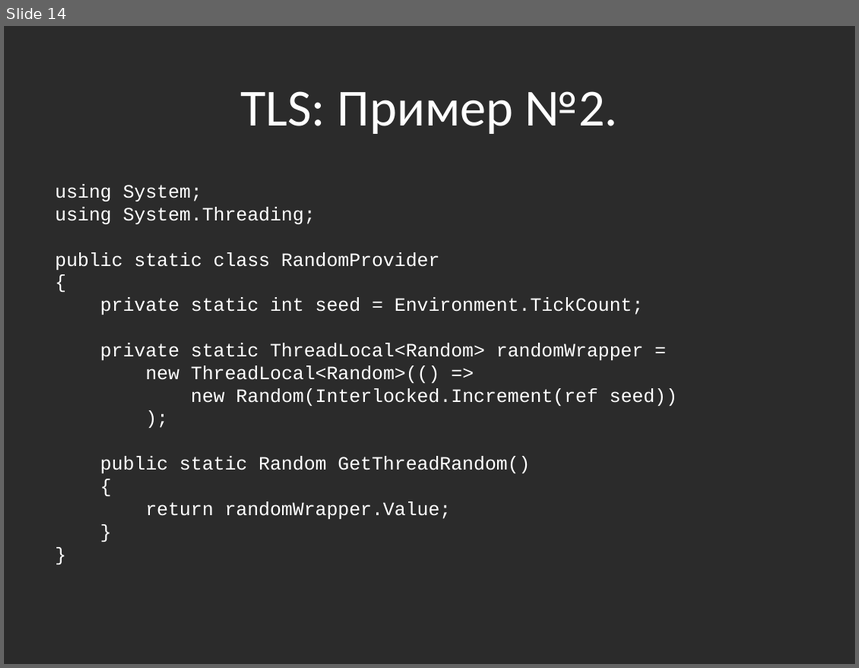
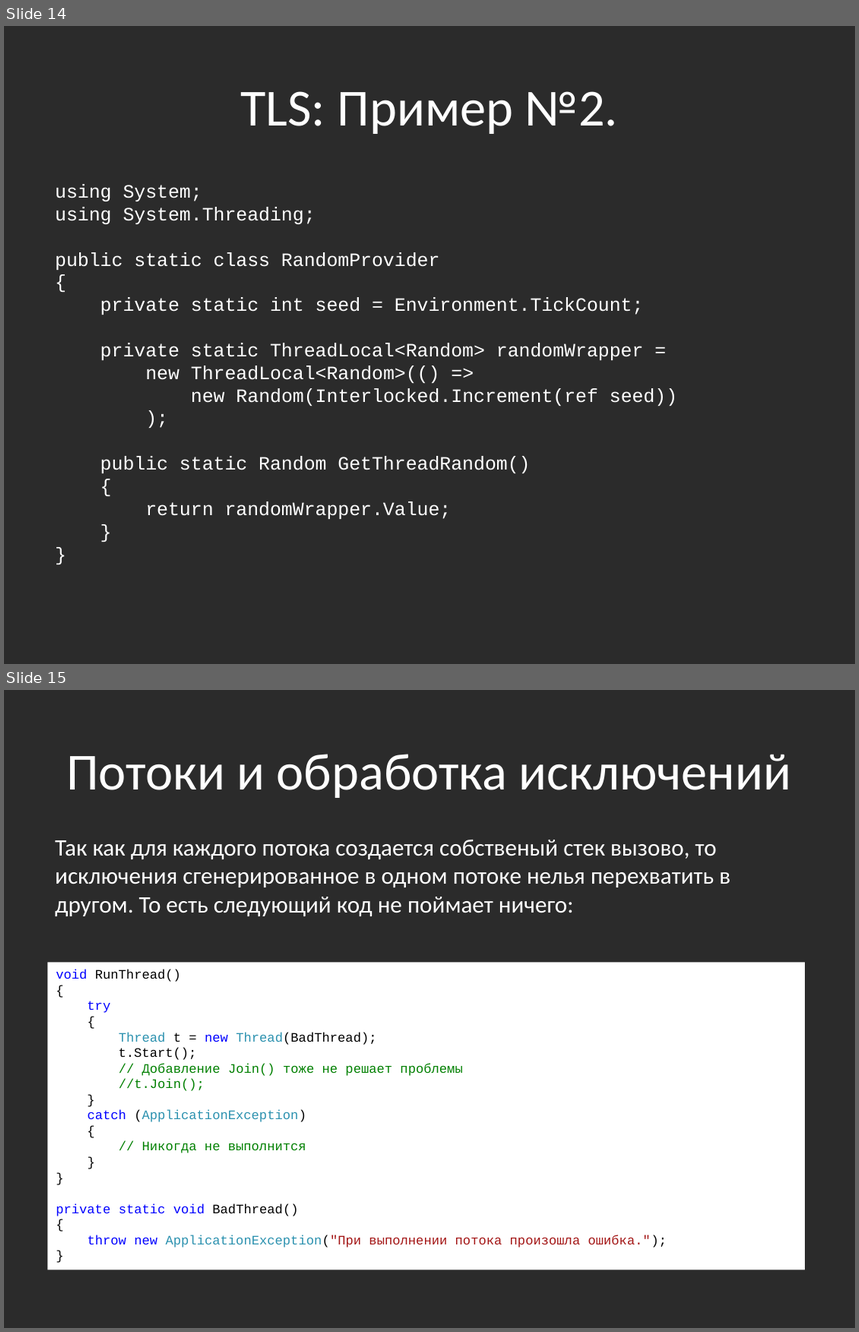
Before and after one commit to bazile/Training, a slide deck: Presentation/lesson-08-multithreading.pptx. Shown one above the other, each under a label of ours: slide 14 before the commit, slides 14 and 15 after it. The pictures are 859x668 and 859x1332 pixels, drawn with LibreOffice and Linux fonts; fonts in the diff are those of the drawing; background and template pictures are left out; a plain dark background stands for a picture behind light text. Boxes give left, top, right and bottom in pixels: in the first picture for what was removed or moved away, otherwise in the second. Text is boxed around its words. In the diff, an @@ line names an element or a change of style, - is before the commit and + after.

Commit message:
Threads and exceptions

```diff
--- a/Presentation/lesson-08-multithreading.pptx
+++ b/Presentation/lesson-08-multithreading.pptx
@@ slide 15 added at [4, 690, 855, 1328], background picture (left out) @@
@@ title added at [66, 754, 791, 798], 44 pt, text #FFFFFF @@
+Потоки и обработка исключений
@@ text added at [55, 840, 731, 916], 20 pt, text #FFFFFF @@
+Так как для каждого потока создается собственый стек вызово, то исключения сгенерированное в одном потоке нелья перехватить в другом. То есть следующий код не поймает ничего:
@@ rectangle added at [47, 962, 805, 1271], fill #FFFFFF, 11 pt, text #008000 @@
+void RunThread()
+{
+try
+{
+Thread t = new Thread(BadThread);
+t.Start();
+// Добавление Join() тоже не решает проблемы
+//t.Join();
+}
+catch (ApplicationException)
+{
+// Никогда не выполнится
+}
+}
+private static void BadThread()
+{
+throw new ApplicationException("При выполнении потока произошла ошибка.");
+}
```
Also in this commit, not shown: 1 slide changed, 1 other slide added, 1 other file.
